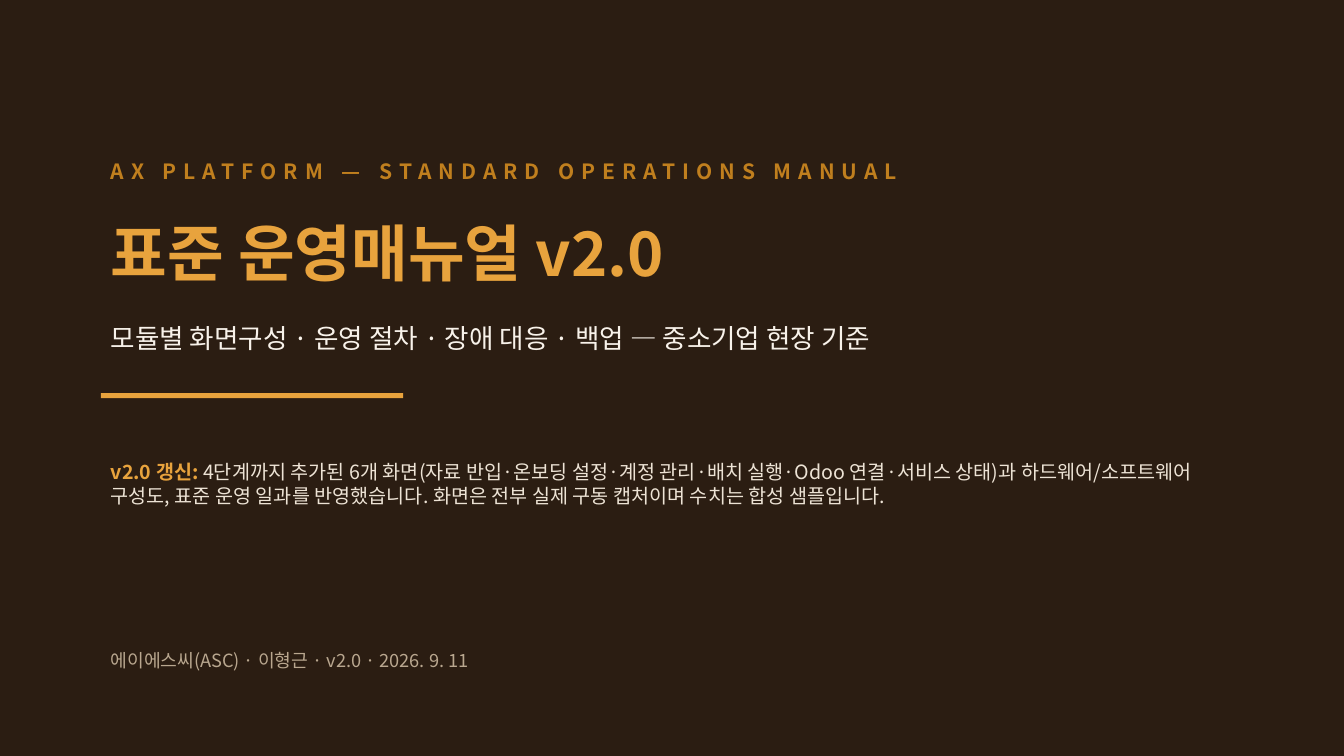
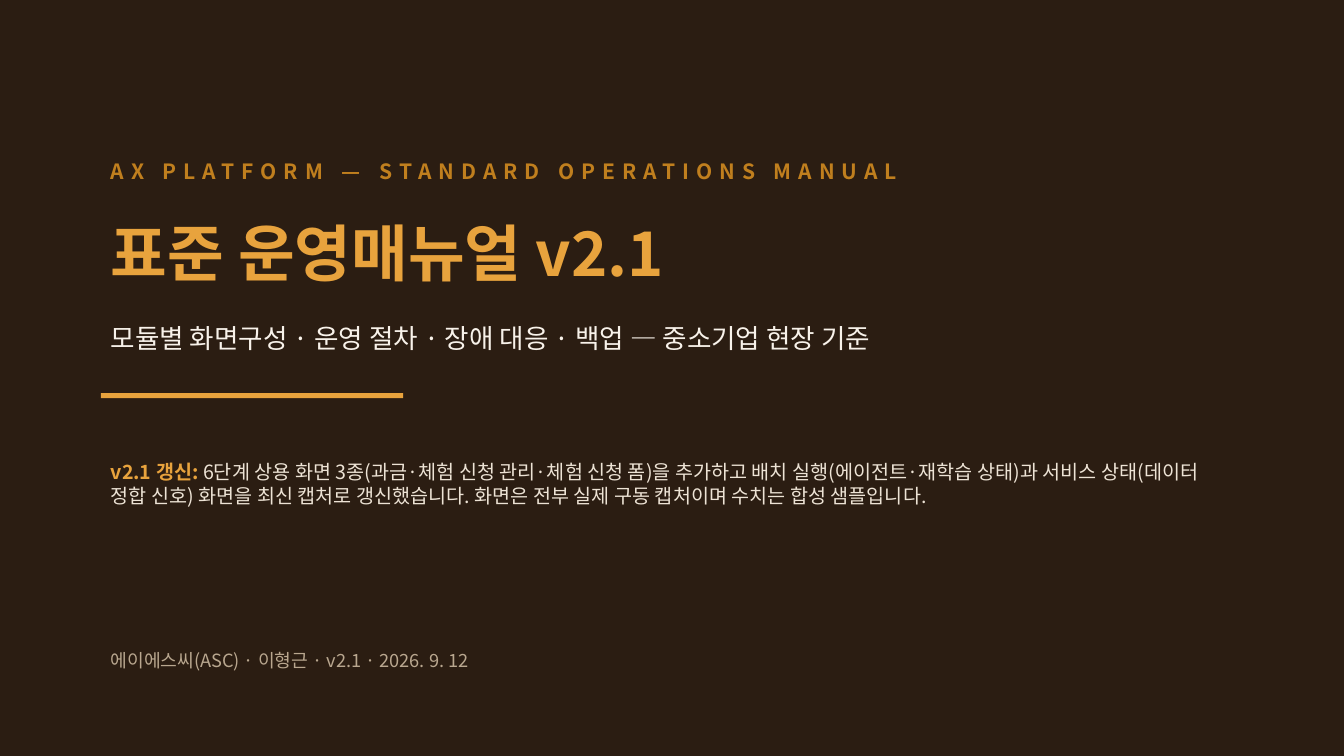
Before and after one commit to asclhg-web/thirdbrain-web, a slide deck: slide 1 of docs/presentations/AX_Operations_Manual_v2.pptx. Drawn at 1344x756 pixels with LibreOffice and Linux fonts; fonts in the diff are those of the drawing. Boxes give left, top, right and bottom in pixels: in the first picture for what was removed or moved away, otherwise in the second. Text is boxed around its words. In the diff, an @@ line names an element or a change of style, - is before the commit and + after.

```diff
--- a/docs/presentations/AX_Operations_Manual_v2.pptx
+++ b/docs/presentations/AX_Operations_Manual_v2.pptx
@@ text at [111,224,664,282]: text changed @@
-표준 운영매뉴얼 v2.0
+표준 운영매뉴얼 v2.1
@@ text at [111,462,1198,507]: text changed @@
-v2.0 갱신: 4단계까지 추가된 6개 화면(자료 반입·온보딩 설정·계정 관리·배치 실행·Odoo 연결·서비스 상태)과 하드웨어/소프트웨어 구성도, 표준 운영 일과를 반영했습니다. 화면은 전부 실제 구동 캡처이며 수치는 합성 샘플입니다.
+v2.1 갱신: 6단계 상용 화면 3종(과금·체험 신청 관리·체험 신청 폼)을 추가하고 배치 실행(에이전트·재학습 상태)과 서비스 상태(데이터 정합 신호) 화면을 최신 캡처로 갱신했습니다. 화면은 전부 실제 구동 캡처이며 수치는 합성 샘플입니다.
@@ text at [111,652,468,671]: text changed @@
-에이에스씨(ASC) · 이형근 · v2.0 · 2026. 9. 11
+에이에스씨(ASC) · 이형근 · v2.1 · 2026. 9. 12
```
Also in this commit, not shown: 9 other slides changed, 3 slides added, 1 other file.
